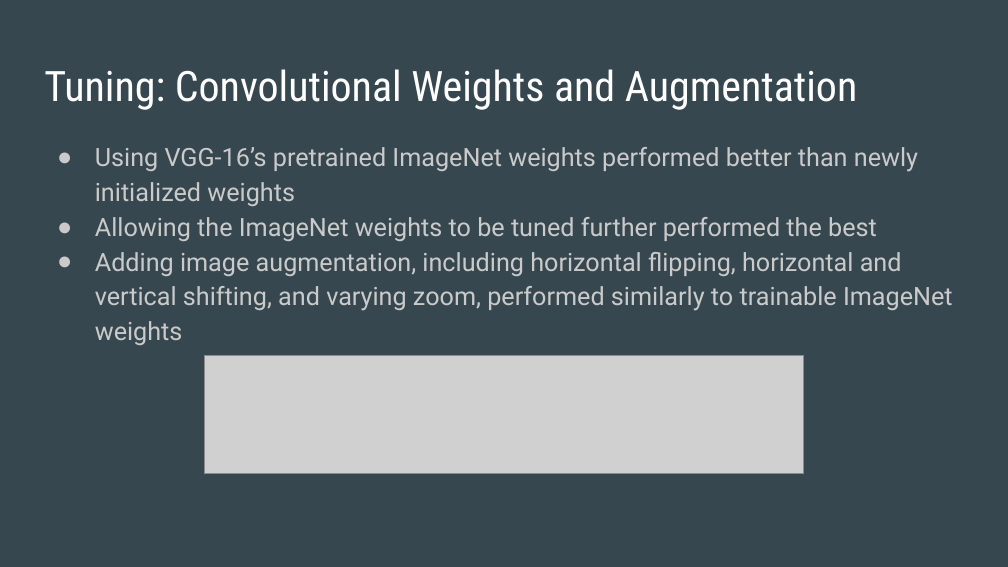
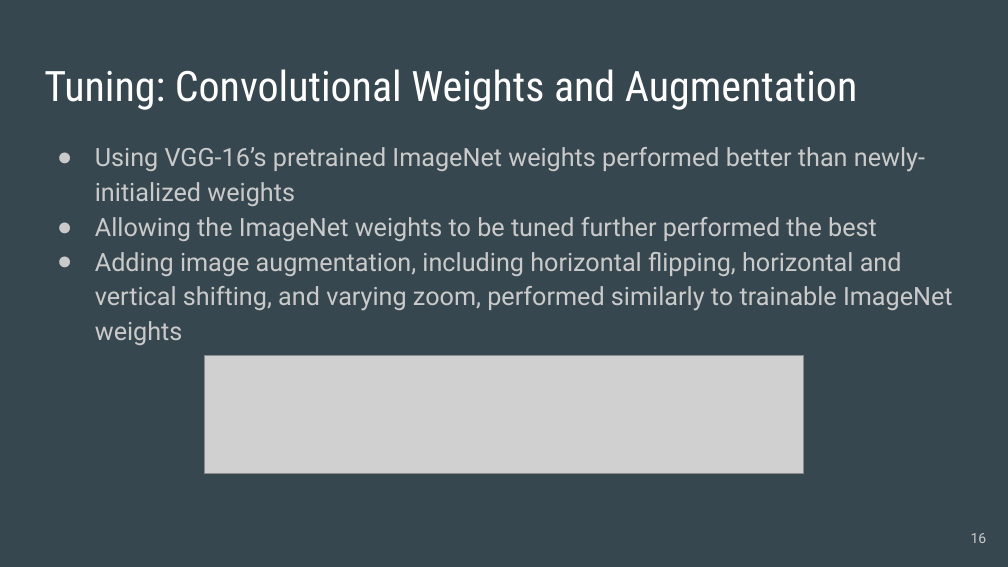
Before and after one commit to MadsenNils/Springboard-Capstone-2-yelp, a slide deck: slide 16 of reports/04_Capstone 2 Final Slides.pptx (slide 13 before the commit). Drawn at 1008x567 pixels with LibreOffice and Linux fonts; fonts in the diff are those of the drawing; grey boxes stand for pictures. Boxes give left, top, right and bottom in pixels: in the first picture for what was removed or moved away, otherwise in the second. Text is boxed around its words. In the diff, an @@ line names an element or a change of style, - is before the commit and + after.

```diff
--- a/reports/04_Capstone 2 Final Slides.pptx
+++ b/reports/04_Capstone 2 Final Slides.pptx
@@ text at [95,147,925,206]: text changed @@
-● Using VGG-16’s pretrained ImageNet weights performed better than newly initialized weights
+● Using VGG-16’s pretrained ImageNet weights performed better than newly- initialized weights
@@ page number added at [971,533,987,543], 10 pt, text #CACACA @@
+16
```
Also in this commit, not shown: 22 other slides changed, 4 slides added, 1 slide removed.
